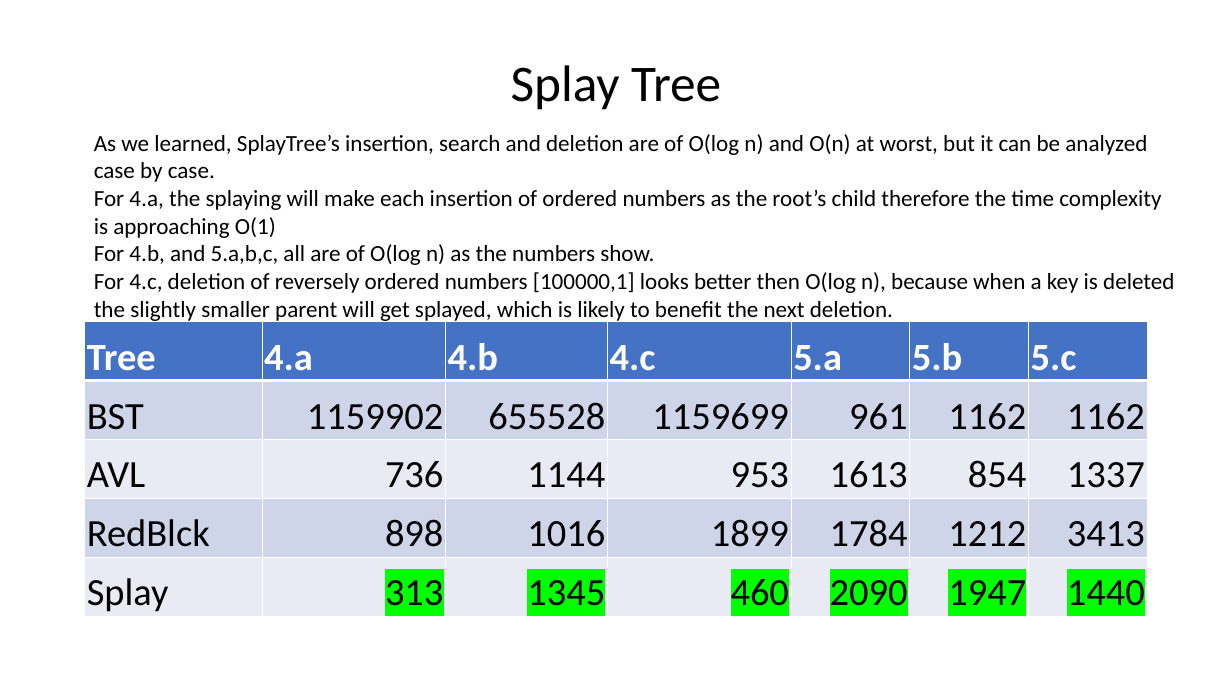
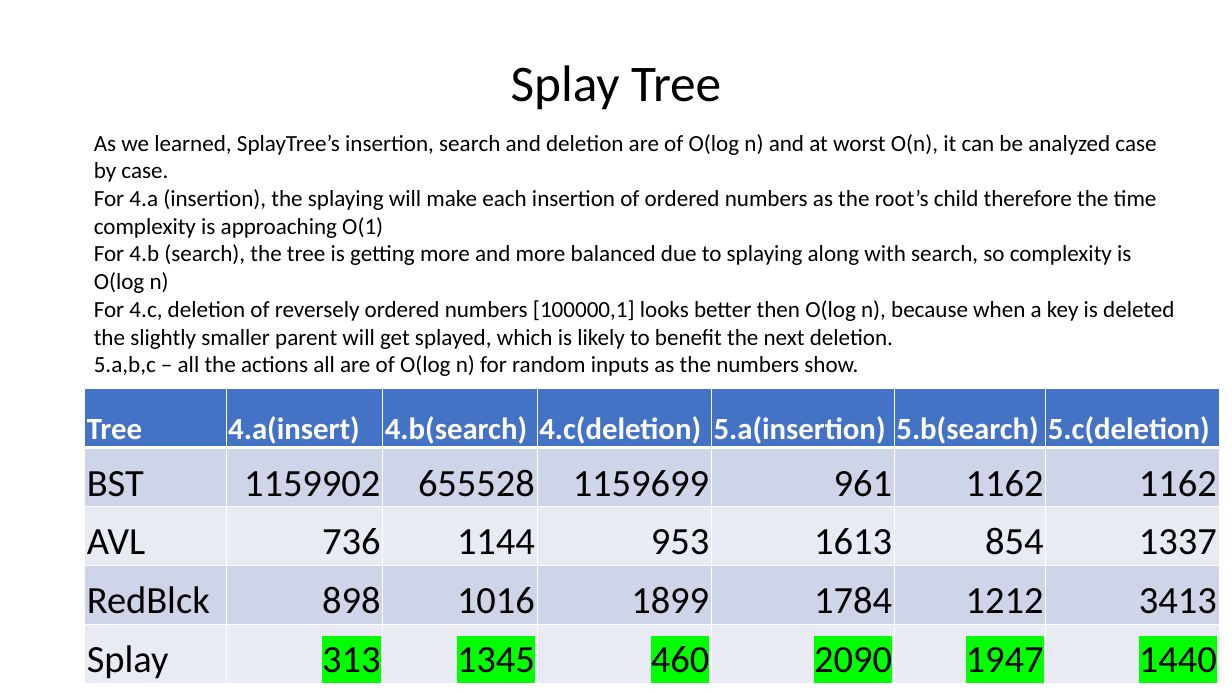
Before and after one commit to fanchuanster/uwinds, a slide deck: slide 14 of docs/8547Saini/assignments/assignment1.pptx (slide 11 before the commit). Drawn at 1232x693 pixels with LibreOffice and Linux fonts; fonts in the diff are those of the drawing. Boxes give left, top, right and bottom in pixels: in the first picture for what was removed or moved away, otherwise in the second. Text is boxed around its words. In the diff, an @@ line names an element or a change of style, - is before the commit and + after.

```diff
--- a/docs/8547Saini/assignments/assignment1.pptx
+++ b/docs/8547Saini/assignments/assignment1.pptx
@@ text at [94, 134, 1157, 293]: text changed @@
-As we learned, SplayTree’s insertion, search and deletion are of O(log n) and O(n) at worst, but it can be analyzed case by case.
-For 4.a, the splaying will make each insertion of ordered numbers as the root’s child therefore the time complexity is approaching O(1)
-For 4.b, and 5.a,b,c, all are of O(log n) as the numbers show.
+As we learned, SplayTree’s insertion, search and deletion are of O(log n) and at worst O(n), it can be analyzed case by case.
+For 4.a (insertion), the splaying will make each insertion of ordered numbers as the root’s child therefore the time complexity is approaching O(1)
+For 4.b (search), the tree is getting more and more balanced due to splaying along with search, so complexity is O(log n)
@@ text at [94, 355, 858, 376]: paragraph added @@
+5.a,b,c – all the actions all are of O(log n) for random inputs as the numbers show.
@@ table at [85, 389, 1221, 684] @@
-row 1: Tree | 4.a | 4.b | 4.c | 5.a | 5.b | 5.c
+row 1: Tree | 4.a(insert) | 4.b(search) | 4.c(deletion) | 5.a(insertion) | 5.b(search) | 5.c(deletion)
@@ size 30 to 24 pt in "Tree" @@
@@ table: place and size @@
-table at [85, 322, 1147, 616]
+table at [85, 389, 1221, 684]
```
Also in this commit, not shown: 6 other slides changed, 7 slides added, 2 other files.
